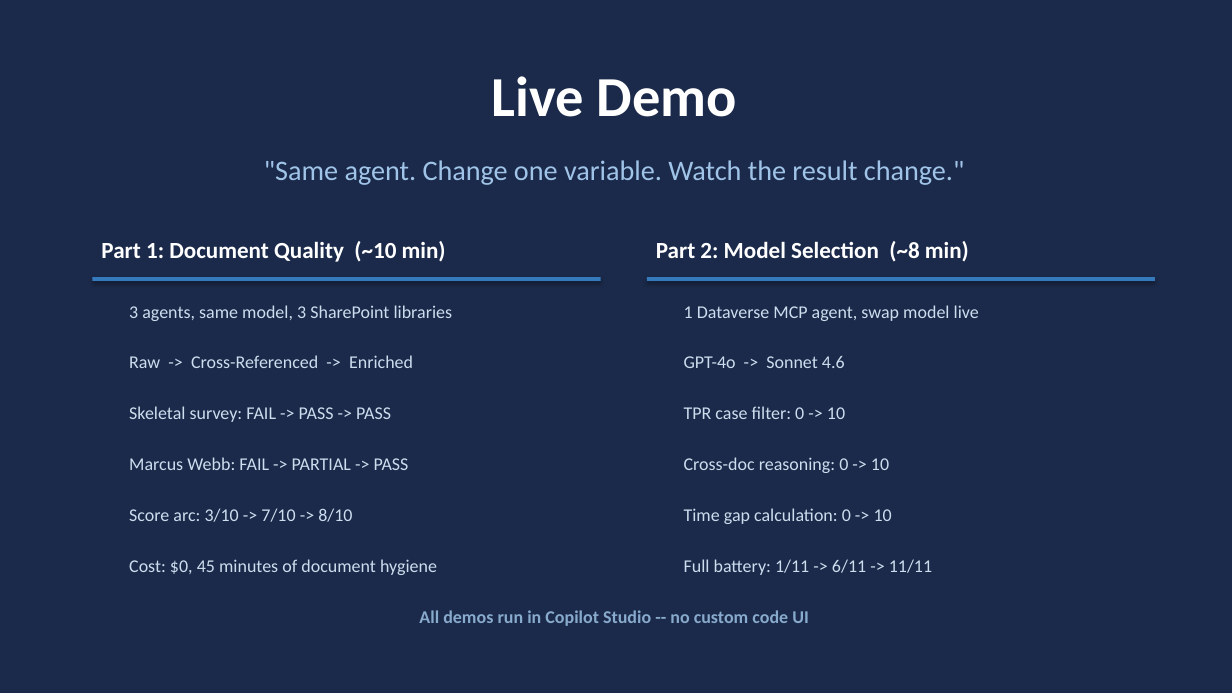
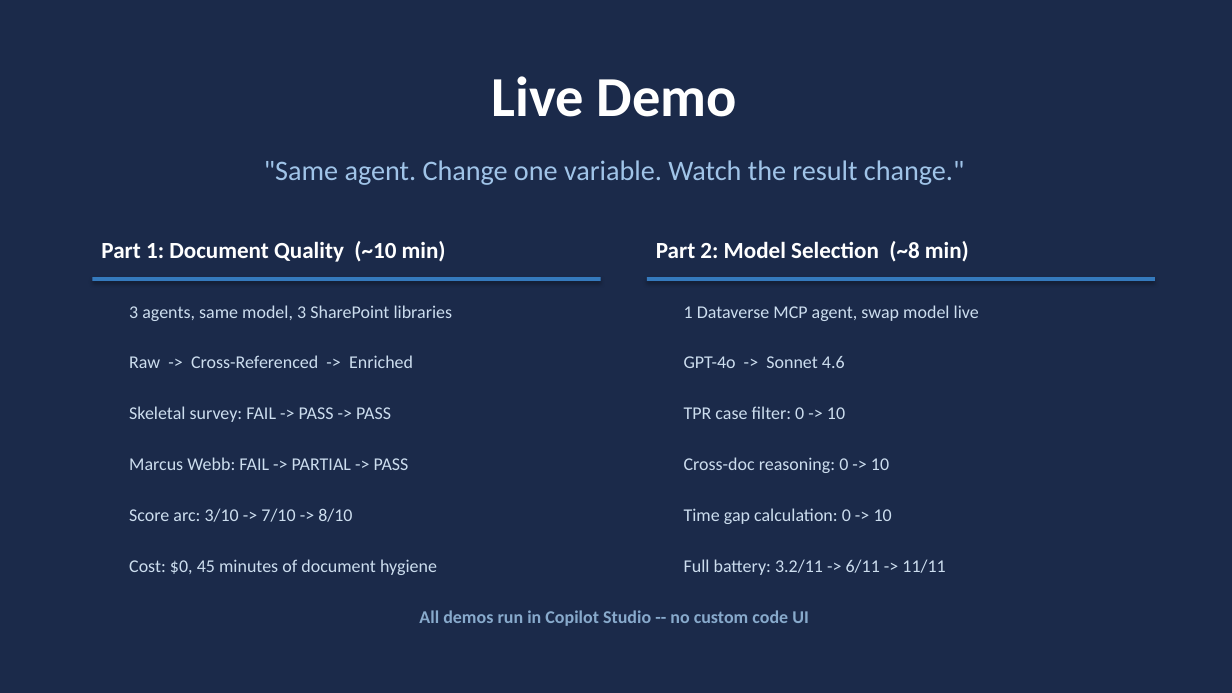
Before and after one commit to pogorman/dss-legal-case-agent, a slide deck: slide 21 of decks/agent-fidelity-spectrum.pptx. Drawn at 1232x693 pixels with LibreOffice and Linux fonts; fonts in the diff are those of the drawing. Boxes give left, top, right and bottom in pixels: in the first picture for what was removed or moved away, otherwise in the second. Text is boxed around its words. In the diff, an @@ line names an element or a change of style, - is before the commit and + after.

```diff
--- a/decks/agent-fidelity-spectrum.pptx
+++ b/decks/agent-fidelity-spectrum.pptx
@@ text at <box>684,559,945,575</box>: text changed @@
-Full battery: 1/11 -> 6/11 -> 11/11
+Full battery: 3.2/11 -> 6/11 -> 11/11
```
Also in this commit, not shown: 1 other slide changed, 16 other files.
